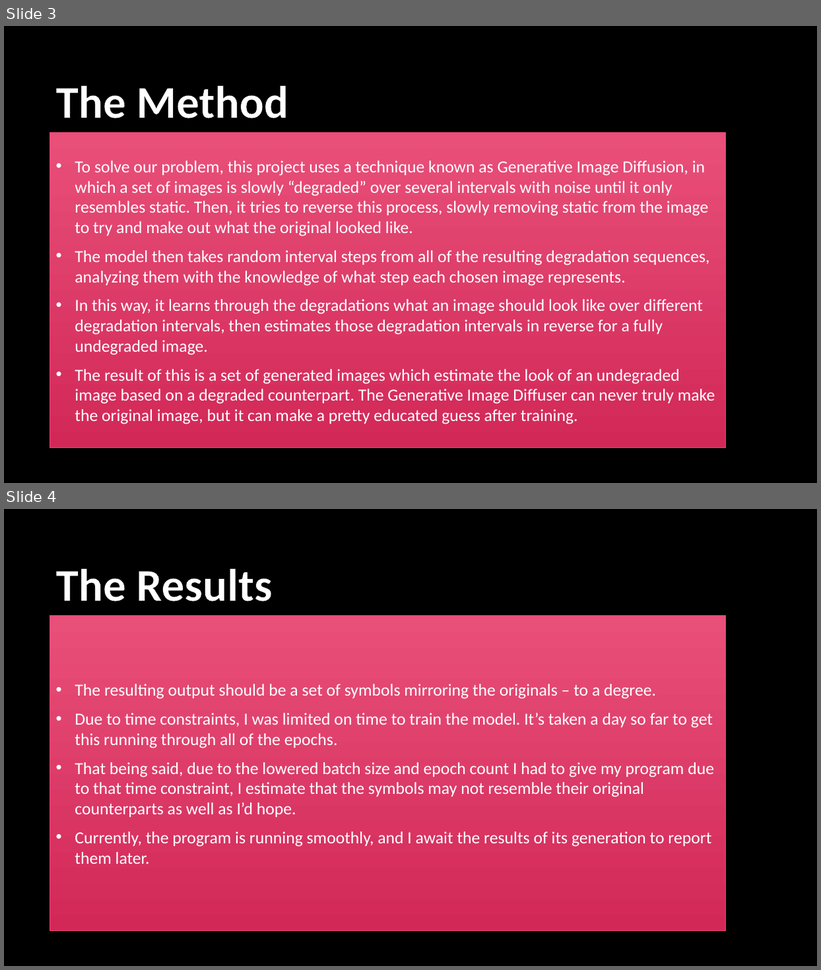
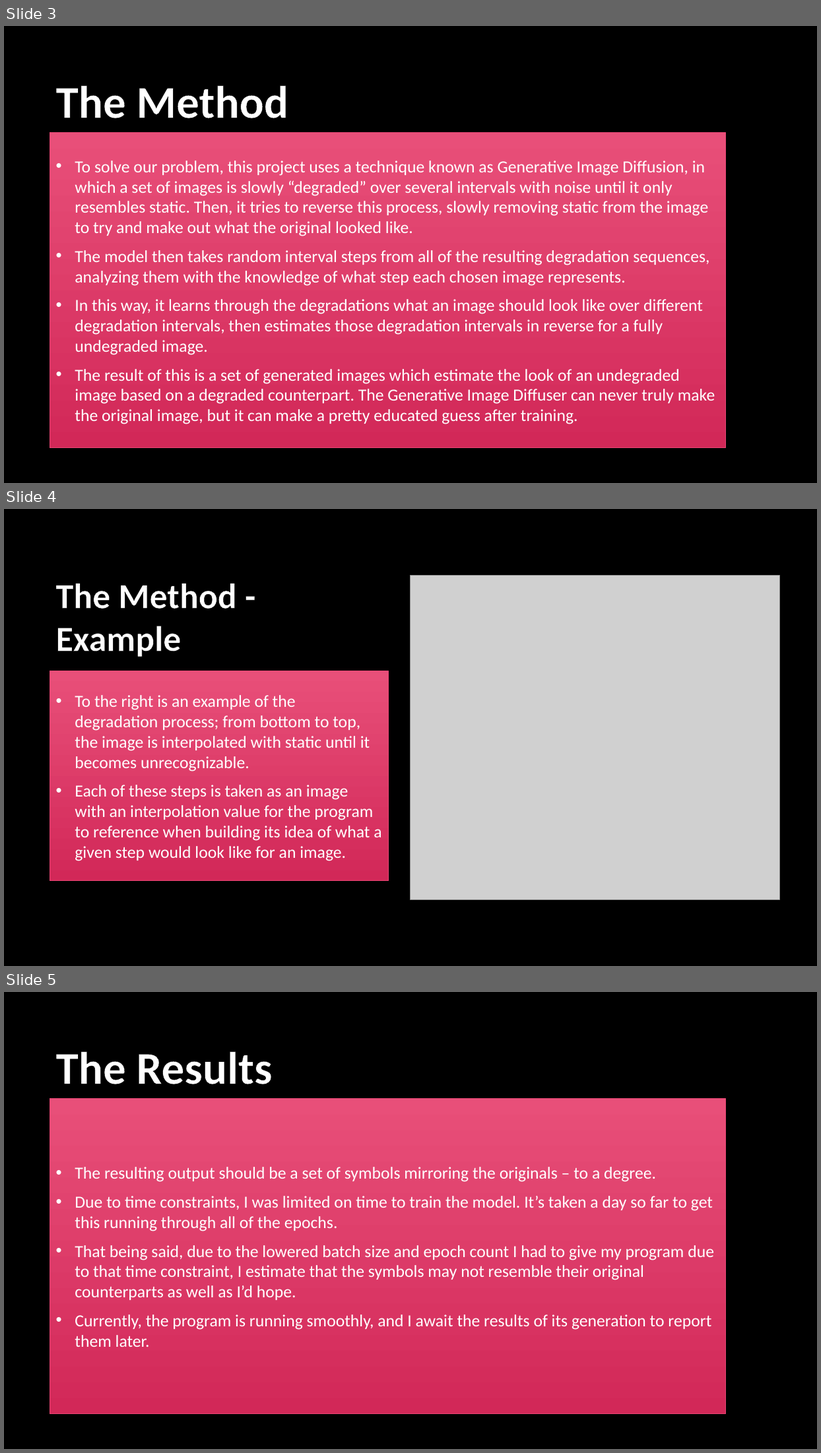
Before and after one commit to ezlaviol/Laviolette-Image-Diffusion-Machine-Learning-Project, a slide deck: Generative Image Diffusion.pptx. Shown one above the other, each under a label of ours: slides 3 and 4 before the commit, slides 3, 4 and 5 after it. The pictures are 821x970 and 821x1453 pixels, drawn with LibreOffice and Linux fonts; fonts in the diff are those of the drawing; grey boxes stand for pictures; background and template pictures are left out. Boxes give left, top, right and bottom in pixels: in the first picture for what was removed or moved away, otherwise in the second. Text is boxed around its words. In the diff, an @@ line names an element or a change of style, - is before the commit and + after.

```diff
--- a/Generative Image Diffusion.pptx
+++ b/Generative Image Diffusion.pptx
@@ slide 4 added at (x1=4, y1=509, x2=817, y2=966), background picture (left out) @@
@@ title added at (x1=56, y1=584, x2=236, y2=657), 42 pt, text #FFFFFF, bold @@
+The Method - Example
@@ picture added at (x1=411, y1=576, x2=780, y2=900) @@
@@ text added at (x1=50, y1=671, x2=389, y2=882), fill gradient #E84F79 to #D32859, outline #E84574 0.75 pt, 20 pt, text #FFFFFF @@
+• To the right is an example of the degradation process; from bottom to top, the image is interpolated with static until it becomes unrecognizable.
+• Each of these steps is taken as an image with an interpolation value for the program to reference when building its idea of what a given step would look like for an image.
@@ what was slide 4 is now slide 5 @@
```
